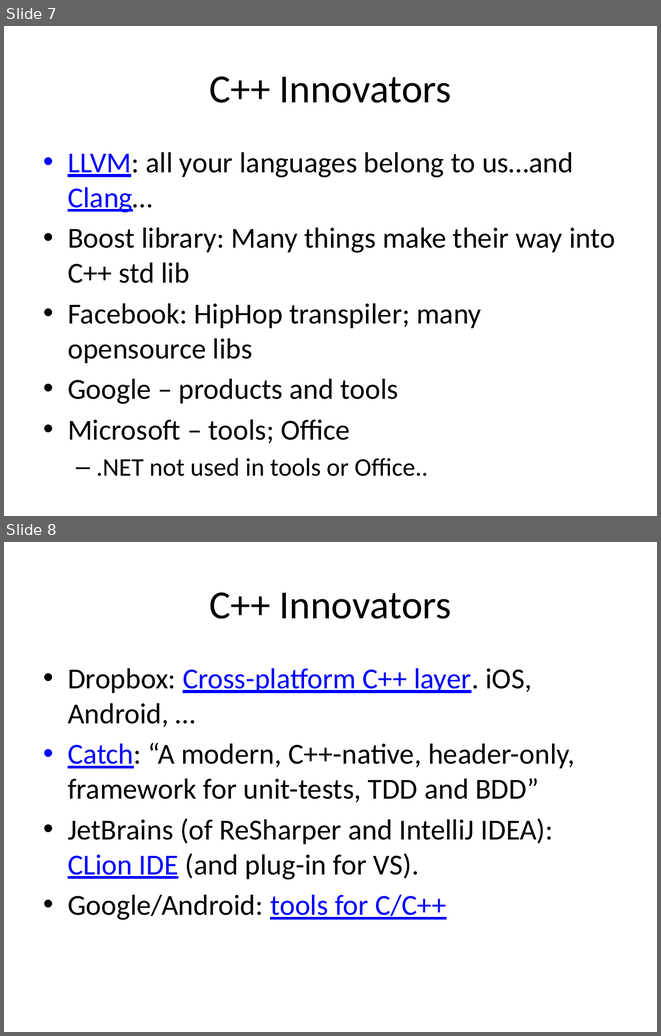
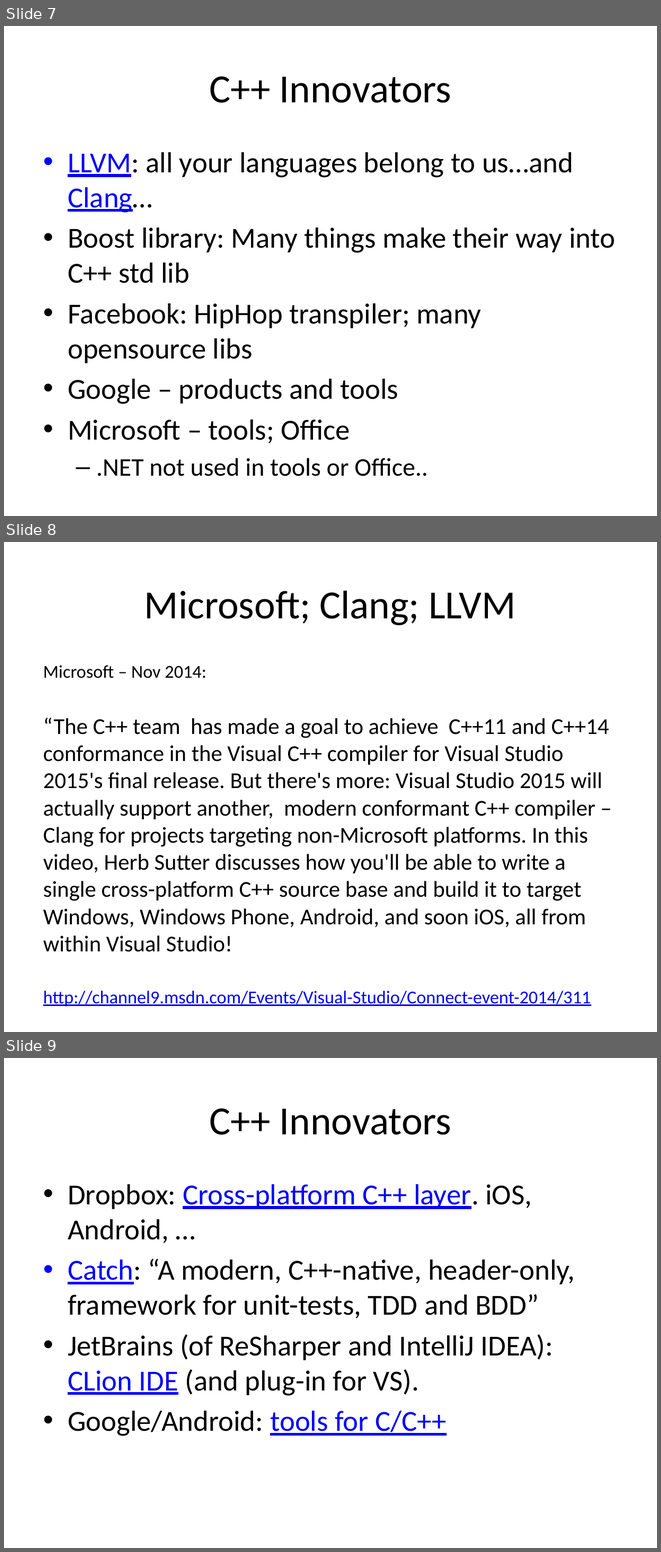
Before and after one commit to fellmad/FunWithCpp11, a slide deck: doc/Fun_with_C++11.pptx. Shown one above the other, each under a label of ours: slides 7 and 8 before the commit, slides 7, 8 and 9 after it. The pictures are 661x1036 and 661x1552 pixels, drawn with LibreOffice and Linux fonts; fonts in the diff are those of the drawing. Boxes give left, top, right and bottom in pixels: in the first picture for what was removed or moved away, otherwise in the second. Text is boxed around its words. In the diff, an @@ line names an element or a change of style, - is before the commit and + after.

Commit message:
pptx

```diff
--- a/doc/Fun_with_C++11.pptx
+++ b/doc/Fun_with_C++11.pptx
@@ slide 8 added at (x1=4, y1=542, x2=657, y2=1032), background #FFFFFF @@
@@ title added at (x1=144, y1=590, x2=516, y2=625), 44 pt, text #000000 @@
+Microsoft; Clang; LLVM
@@ text added at (x1=43, y1=665, x2=609, y2=1006), 25 pt, text #000000 @@
+Microsoft – Nov 2014:
+“The C++ team has made a goal to achieve C++11 and C++14 conformance in the Visual C++ compiler for Visual Studio 2015's final release. But there's more: Visual Studio 2015 will actually support another, modern conformant C++ compiler – Clang for projects targeting non-Microsoft platforms. In this video, Herb Sutter discusses how you'll be able to write a single cross-platform C++ source base and build it to target Windows, Windows Phone, Android, and soon iOS, all from within Visual Studio!
+http://channel9.msdn.com/Events/Visual-Studio/Connect-event-2014/311
@@ what was slide 8 is now slide 9 @@
```
